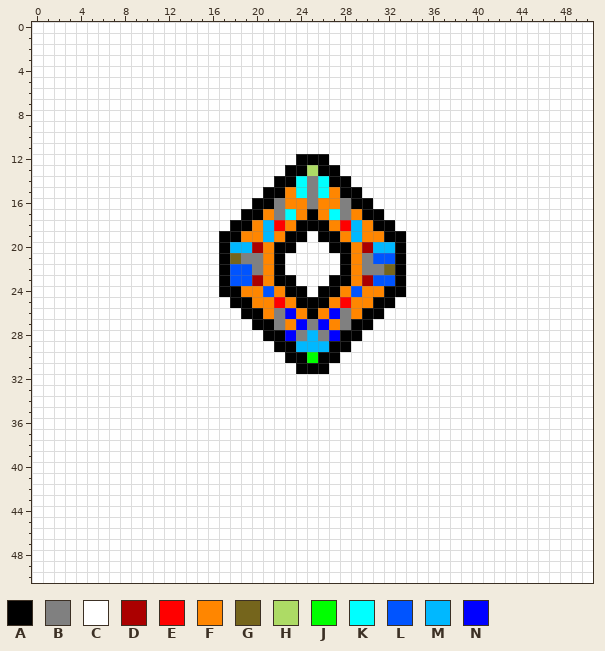
Two states of a pixel-art sprite, Assets/GameData/Levels/Fire_Sublevels/PaintedSublevels/FIRE_SBLVL_09.png. This is how it looked before the edit.
The file is 51x51 pixels.
Palette (. is transparent): A #000000  B #808080  C #ffffff  D #ab0000  E #ff0000  F #ff8600  G #75651c  H #addb65  J #00ff00  K #00ffff  L #0054ff  M #00b8ff  N #0000ff
Pixels before (only the part around the change), first column x 17:
 1 CCCCCCCCCCCCCCCCCCCCC
 2 CCCCCCCCCCCCCCCCCCCCC
 3 CCCCCCCCCCCCCCCCCCCCC
 4 CCCCCCCCCCCCCCCCCCCCC
 5 CCCCCCCCCCCCCCCCCCCCC
 6 CCCCCCCCCCCCCCCCCCCCC
 7 CCCCCCCCCCCCCCCCCCCCC
 8 CCCCCCCCCCCCCCCCCCCCC
 9 CCCCCCCCCCCCCCCCCCCCC
10 CCCCCCCCCCCCCCCCCCCCC
11 CCCCCCCCCCCCCCCCCCCCC
12 CCCCCCCAAACCCCCCCCCCC
13 CCCCCCAAHAACCCCCCCCCC
14 CCCCCAAKBKAACCCCCCCCC
15 CCCCAAFKBKFAACCCCCCCC
16 CCCAABFFBFFBAACCCCCCC
17 CCAAFBKFAFKBFAACCCCCC
18 CAAFMEFAAAFEMFAACCCCC
19 AAFFMFAACAAFMFFAACCCC
20 AMMDFAACCCAAFDMMACCCC
21 AGBBFACCCCCAFBLLACCCC
22 ALLBFACCCCCAFBBGACCCC
23 ALLDFAACCCAAFDLLACCCC
24 AAFFLFAACAAFLFFAACCCC
25 CAAFFEFAAAFEFFAACCCCC
26 CCAAFBNFAFNBFAACCCCCC
27 CCCAABFNBNFBAACCCCCCC
28 CCCCAANBMBNAACCCCCCCC
29 CCCCCAAMMMAACCCCCCCCC
30 CCCCCCAAJAACCCCCCCCCC
31 CCCCCCCAAACCCCCCCCCCC
32 CCCCCCCCCCCCCCCCCCCCC
The same view after the edit:
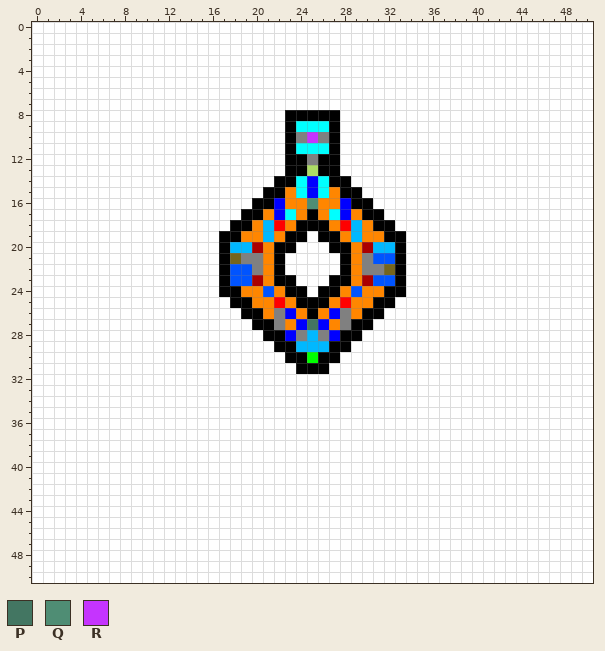
Colours new in this view: P #437662  Q #4f8d74  R #c534fe
Changes in this commit:
Changed rows in their new state; - is an unchanged pixel.
first column x 22:
 8 -AAAAA-
 9 -AKKKA-
10 -ABRBA-
11 -AKKKA-
12 -A-B-A-
14 ---N---
15 ---N---
16 N--Q--N
17 N-----N
first column x 25:
27 P
